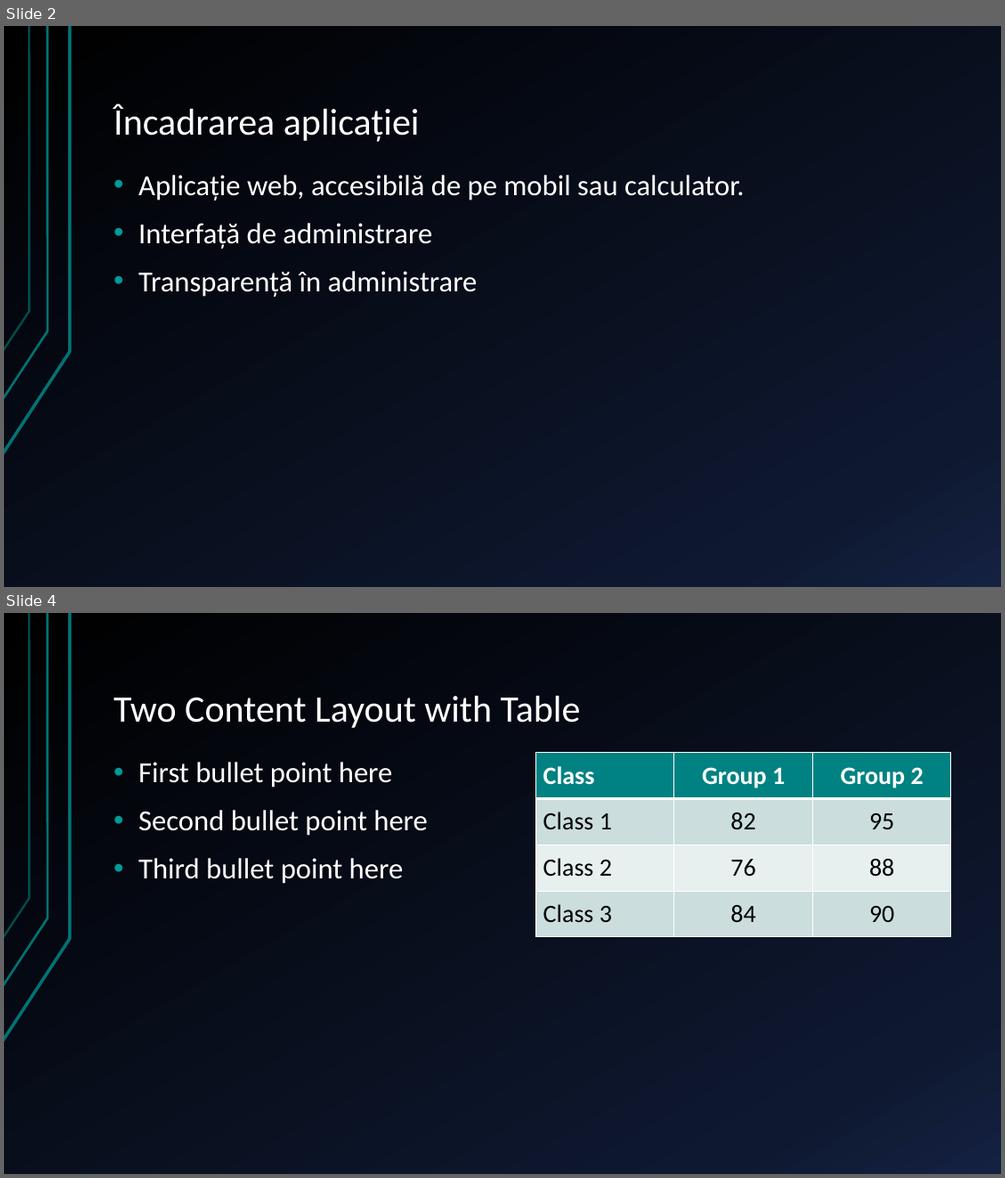
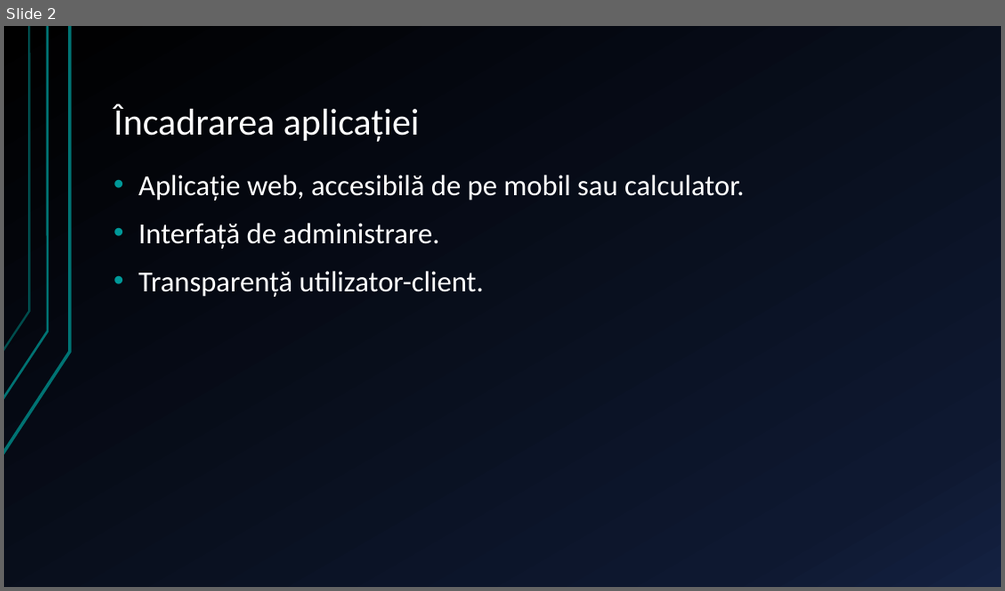
Before and after one commit to xiodine32/licenta_unibuc, a slide deck: prezentare.pptx. Shown one above the other, each under a label of ours: slides 2 and 4 before the commit, slide 2 after it; the slides between them are not shown. The pictures are 1005x1178 and 1005x591 pixels, drawn with LibreOffice and Linux fonts; fonts in the diff are those of the drawing. Boxes give left, top, right and bottom in pixels: in the first picture for what was removed or moved away, otherwise in the second. Text is boxed around its words. In the diff, an @@ line names an element or a change of style, - is before the commit and + after.

```diff
--- a/prezentare.pptx
+++ b/prezentare.pptx
@@ slide 4 removed at (x1=4, y1=613, x2=1001, y2=1174), background gradient #000000 to #0F1931 to #142242; not listed: 3 template elements that a slide beside it also shows @@
@@ title removed at (x1=113, y1=696, x2=581, y2=728) @@
-Two Content Layout with Table
@@ text removed at (x1=138, y1=762, x2=428, y2=884) @@
-• First bullet point here
-• Second bullet point here
-• Third bullet point here
@@ table removed at (x1=535, y1=753, x2=951, y2=938), 4 rows, 3 columns @@
-Class | Group 1 | Group 2
-Class 1 | 82 | 95
-Class 2 | 76 | 88
-Class 3 | 84 | 90
@@ slide 2 changed as well @@
@@ text at (x1=138, y1=223, x2=484, y2=297): text changed @@
-• Interfață de administrare
-• Transparență în administrare
+• Interfață de administrare.
+• Transparență utilizator-client.
```
Also in this commit, not shown: 1 other slide changed, 10 slides added, 8 other slides removed, 1 other file.
